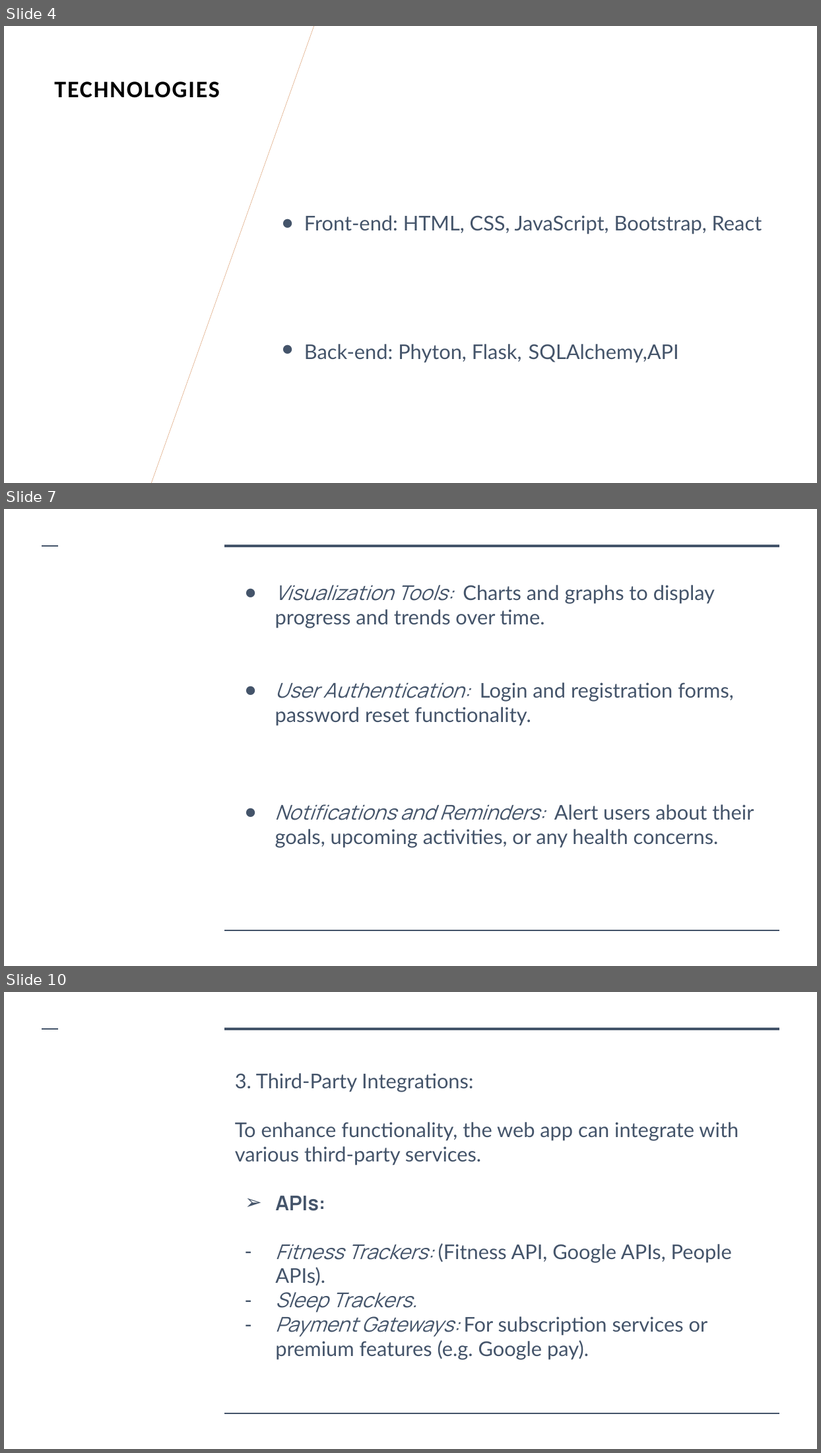
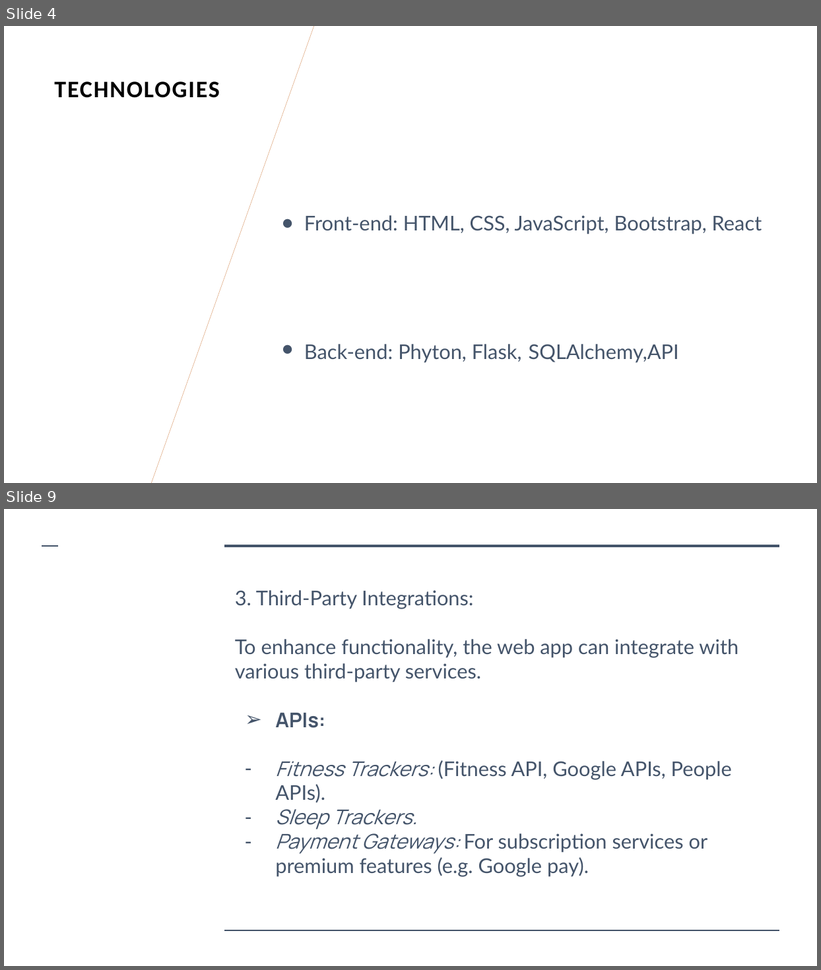
Before and after one commit to achrafkassimi/Portfolio_LocationTVM_Pitch, a slide deck: doc/Location TVM.pptx. Shown one above the other, each under a label of ours: slides 4, 7 and 10 before the commit, slides 4 and 9 after it; the slides between them are not shown. The pictures are 821x1453 and 821x970 pixels, drawn with LibreOffice and Linux fonts; fonts in the diff are those of the drawing; background and template pictures are left out. Boxes give left, top, right and bottom in pixels: in the first picture for what was removed or moved away, otherwise in the second. Text is boxed around its words. In the diff, an @@ line names an element or a change of style, - is before the commit and + after.

```diff
--- a/doc/Location TVM.pptx
+++ b/doc/Location TVM.pptx
@@ slide 7 removed at [4,509,817,966], background #FFFFFF; not listed: 3 template elements that a slide beside it also shows @@
@@ text removed at [275,585,754,848] @@
-● Visualization Tools: Charts and graphs to display progress and trends over time.
-● User Authentication: Login and registration forms, password reset functionality.
-● Notifications and Reminders: Alert users about their goals, upcoming activities, or any health concerns.
@@ what was slide 10 is now slide 9 @@
```
Also in this commit, not shown: 4 slides changed, 5 slides added, 23 other slides removed.
